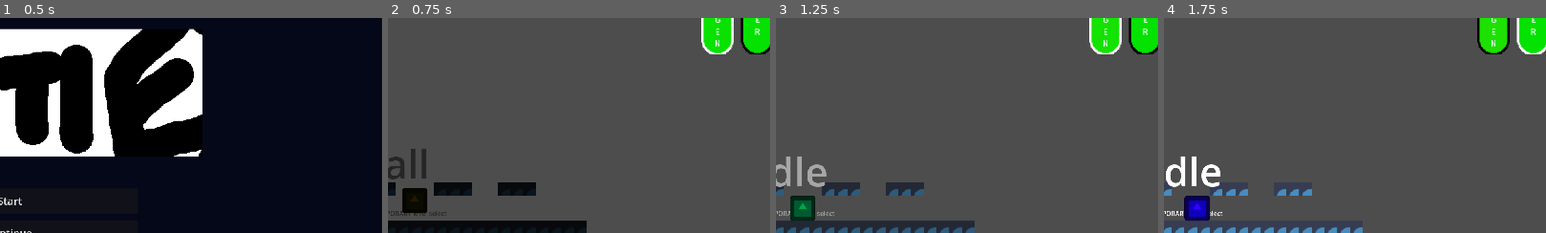
Above: before the commit, frames 1-4 (left to right).
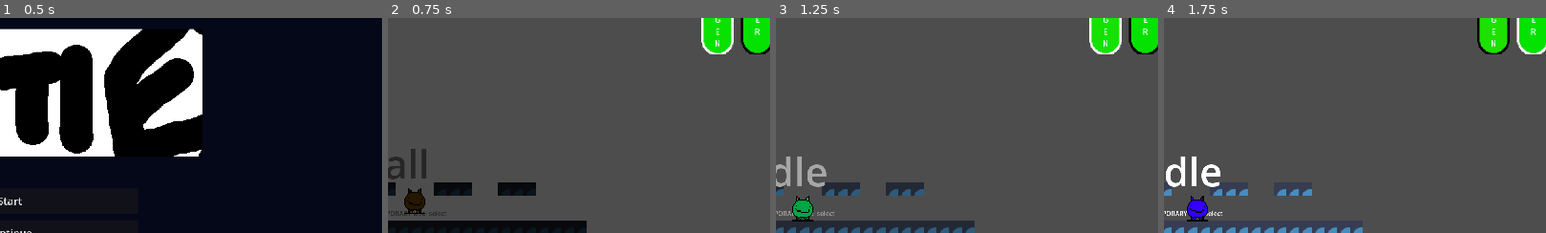
Above: after the commit, the same moments.

Repository: WholeYear12GameDesign/GrandmaGame
Game: Godot game, scene res://Scenes/Menu.tscn
Two runs of this game, one before a commit and one after it. Both use one fixed random seed, a clock stepped at 60 frames per second and the inputs below. The engine's default icon, where the game draws it, is replaced by a stand-in: a white triangle on a blue panel in a dark square.
Inputs:
- Up to frame 1 (0.5 s): no input
- Up to frame 2 (0.75 s): click "Start" at 0.5 s
- Up to frame 3 (1.25 s): no input
- Up to frame 4 (1.75 s): hold D (right) from 1.28 s (still down); tap Tab (changetank) at 1.35 s; tap W (jump) at 1.52 s
The pictures show only the part of the screen within x 49-99%, y 12-62%; the shares and areas given below are measured in that part.

Frame 1 is identical in both runs. In frame 2, 0.6% of the frame differs, in the area x 3-11%, y 79-92%; in frame 3, 0.7%; in frame 4, 0.8%, in the area x 5-12%, y 82-95%.

Commit message:
added dream cat and controller support

Diff:
--- a/GrandmaBasement/Player/player.tscn
+++ b/GrandmaBasement/Player/player.tscn
@@ -1,7 +1,7 @@
 [gd_scene load_steps=21 format=3 uid="uid://dxcfpp5okoqaf"]
 
 [ext_resource type="Script" path="res://Player/player.gd" id="1_u67x1"]
-[ext_resource type="Texture2D" uid="uid://va5cc5u4i3i2" path="res://Art assets/icon.svg" id="2_yvcg4"]
+[ext_resource type="Texture2D" uid="uid://ci4ai4e1fyimn" path="res://Art assets/dreamcat.png" id="2_t84bb"]
 [ext_resource type="Script" path="res://Player/states/states.gd" id="3_477pk"]
 [ext_resource type="PackedScene" uid="uid://3baqbxgaddpt" path="res://Player/states/fall.tscn" id="4_cpdu4"]
 [ext_resource type="PackedScene" uid="uid://bxkduep2swuv1" path="res://Player/states/idle.tscn" id="5_pmd4m"]
@@ -28,8 +28,8 @@
 
 [node name="Sprite" type="Sprite2D" parent="."]
 modulate = Color(1, 0, 0, 1)
-scale = Vector2(0.5, 0.5)
-texture = ExtResource("2_yvcg4")
+scale = Vector2(2.7, 2.7)
+texture = ExtResource("2_t84bb")
 
 [node name="CollisionShape2D" type="CollisionShape2D" parent="."]
 shape = SubResource("RectangleShape2D_c6afm")
--- a/GrandmaBasement/project.godot
+++ b/GrandmaBasement/project.godot
@@ -31,41 +31,52 @@
 "deadzone": 0.5,
 "events": [Object(InputEventKey,"resource_local_to_scene":false,"resource_name":"","device":-1,"window_id":0,"alt_pressed":false,"shift_pressed":false,"ctrl_pressed":false,"meta_pressed":false,"pressed":false,"keycode":0,"physical_keycode":65,"key_label":0,"unicode":97,"echo":false,"script":null)
 , Object(InputEventKey,"resource_local_to_scene":false,"resource_name":"","device":-1,"window_id":0,"alt_pressed":false,"shift_pressed":false,"ctrl_pressed":false,"meta_pressed":false,"pressed":false,"keycode":0,"physical_keycode":4194319,"key_label":0,"unicode":0,"echo":false,"script":null)
+, Object(InputEventJoypadMotion,"resource_local_to_scene":false,"resource_name":"","device":-1,"axis":0,"axis_value":-1.0,"script":null)
+, Object(InputEventJoypadButton,"resource_local_to_scene":false,"resource_name":"","device":-1,"button_index":13,"pressure":0.0,"pressed":false,"script":null)
 ]
 }
 right={
 "deadzone": 0.5,
 "events": [Object(InputEventKey,"resource_local_to_scene":false,"resource_name":"","device":-1,"window_id":0,"alt_pressed":false,"shift_pressed":false,"ctrl_pressed":false,"meta_pressed":false,"pressed":false,"keycode":0,"physical_keycode":68,"key_label":0,"unicode":100,"echo":false,"script":null)
 , Object(InputEventKey,"resource_local_to_scene":false,"resource_name":"","device":-1,"window_id":0,"alt_pressed":false,"shift_pressed":false,"ctrl_pressed":false,"meta_pressed":false,"pressed":false,"keycode":0,"physical_keycode":4194321,"key_label":0,"unicode":0,"echo":false,"script":null)
+, Object(InputEventJoypadMotion,"resource_local_to_scene":false,"resource_name":"","device":-1,"axis":0,"axis_value":1.0,"script":null)
+, Object(InputEventJoypadButton,"resource_local_to_scene":false,"resource_name":"","device":-1,"button_index":14,"pressure":0.0,"pressed":false,"script":null)
 ]
 }
 jump={
 "deadzone": 0.5,
 "events": [Object(InputEventKey,"resource_local_to_scene":false,"resource_name":"","device":-1,"window_id":0,"alt_pressed":false,"shift_pressed":false,"ctrl_pressed":false,"meta_pressed":false,"pressed":false,"keycode":0,"physical_keycode":87,"key_label":0,"unicode":119,"echo":false,"script":null)
 , Object(InputEventKey,"resource_local_to_scene":false,"resource_name":"","device":-1,"window_id":0,"alt_pressed":false,"shift_pressed":false,"ctrl_pressed":false,"meta_pressed":false,"pressed":false,"keycode":0,"physical_keycode":4194320,"key_label":0,"unicode":0,"echo":false,"script":null)
+, Object(InputEventJoypadButton,"resource_local_to_scene":false,"resource_name":"","device":-1,"button_index":0,"pressure":0.0,"pressed":false,"script":null)
 ]
 }
 jetpack={
 "deadzone": 0.5,
 "events": [Object(InputEventKey,"resource_local_to_scene":false,"resource_name":"","device":-1,"window_id":0,"alt_pressed":false,"shift_pressed":false,"ctrl_pressed":false,"meta_pressed":false,"pressed":false,"keycode":0,"physical_keycode":32,"key_label":0,"unicode":32,"echo":false,"script":null)
+, Object(InputEventJoypadMotion,"resource_local_to_scene":false,"resource_name":"","device":-1,"axis":5,"axis_value":1.0,"script":null)
 ]
 }
 pause={
 "deadzone": 0.5,
 "events": [Object(InputEventKey,"resource_local_to_scene":false,"resource_name":"","device":-1,"window_id":0,"alt_press …(182 unchanged characters)…
 , Object(InputEventKey,"resource_local_to_scene":false,"resource_name":"","device":-1,"window_id":0,"alt_pressed":false,"shift_pressed":false,"ctrl_pressed":false,"meta_pressed":false,"pressed":false,"keycode":0,"physical_keycode":80,"key_label":0,"unicode":112,"echo":false,"script":null)
+, Object(InputEventJoypadButton,"resource_local_to_scene":false,"resource_name":"","device":-1,"button_index":6,"pressure":0.0,"pressed":false,"script":null)
 ]
 }
 up={
 "deadzone": 0.5,
 "events": [Object(InputEventKey,"resource_local_to_scene":false,"resource_name":"","device":-1,"window_id":0,"alt_pressed":false,"shift_pressed":false,"ctrl_pressed":false,"meta_pressed":false,"pressed":false,"keycode":0,"physical_keycode":87,"key_label":0,"unicode":119,"echo":false,"script":null)
 , Object(InputEventKey,"resource_local_to_scene":false,"resource_name":"","device":-1,"window_id":0,"alt_pressed":false,"shift_pressed":false,"ctrl_pressed":false,"meta_pressed":false,"pressed":false,"keycode":0,"physical_keycode":4194320,"key_label":0,"unicode":0,"echo":false,"script":null)
+, Object(InputEventJoypadMotion,"resource_local_to_scene":false,"resource_name":"","device":-1,"axis":1,"axis_value":-1.0,"script":null)
+, Object(InputEventJoypadButton,"resource_local_to_scene":false,"resource_name":"","device":-1,"button_index":11,"pressure":0.0,"pressed":false,"script":null)
 ]
 }
 down={
 "deadzone": 0.5,
 "events": [Object(InputEventKey,"resource_local_to_scene":false,"resource_name":"","device":-1,"window_id":0,"alt_pressed":false,"shift_pressed":false,"ctrl_pressed":false,"meta_pressed":false,"pressed":false,"keycode":0,"physical_keycode":83,"key_label":0,"unicode":115,"echo":false,"script":null)
 , Object(InputEventKey,"resource_local_to_scene":false,"resource_name":"","device":-1,"window_id":0,"alt_pressed":false,"shift_pressed":false,"ctrl_pressed":false,"meta_pressed":false,"pressed":false,"keycode":0,"physical_keycode":4194322,"key_label":0,"unicode":0,"echo":false,"script":null)
+, Object(InputEventJoypadMotion,"resource_local_to_scene":false,"resource_name":"","device":-1,"axis":1,"axis_value":1.0,"script":null)
+, Object(InputEventJoypadButton,"resource_local_to_scene":false,"resource_name":"","device":-1,"button_index":12,"pressure":0.0,"pressed":false,"script":null)
 ]
 }
 free_oxygen={
@@ -76,6 +87,7 @@
 changetank={
 "deadzone": 0.5,
 "events": [Object(InputEventKey,"resource_local_to_scene":false,"resource_name":"","device":-1,"window_id":0,"alt_press …(182 unchanged characters)…
+, Object(InputEventJoypadButton,"resource_local_to_scene":false,"resource_name":"","device":-1,"button_index":4,"pressure":0.0,"pressed":false,"script":null)
 ]
 }
 
Binary file added: GrandmaBasement/Art assets/dreamcat.png
Not shown, added: GrandmaBasement/Art assets/dreamcat.png.import
